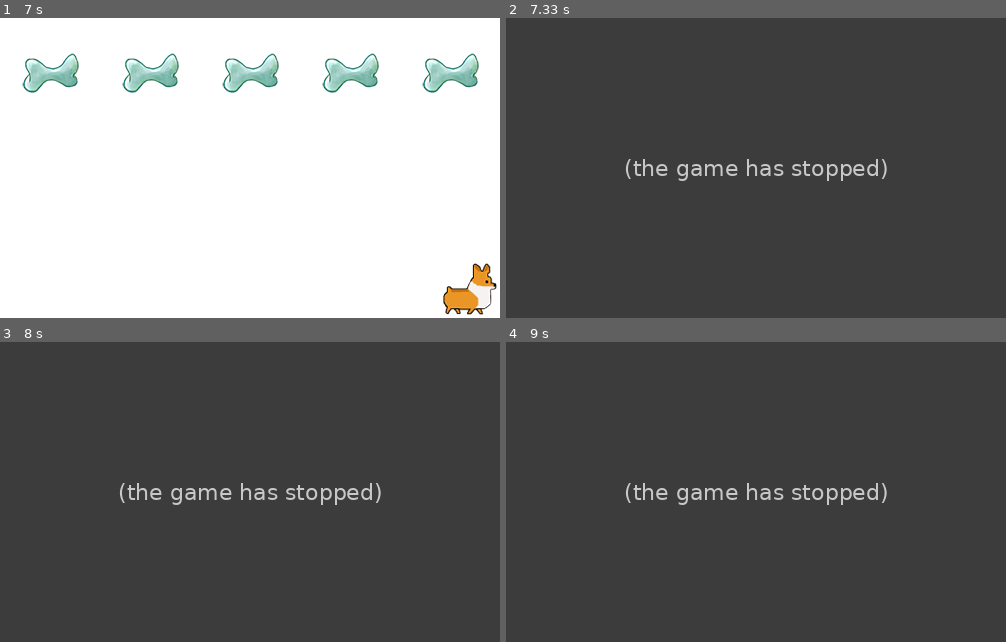
Above: before the commit, frames 1-4 (two rows, left to right).
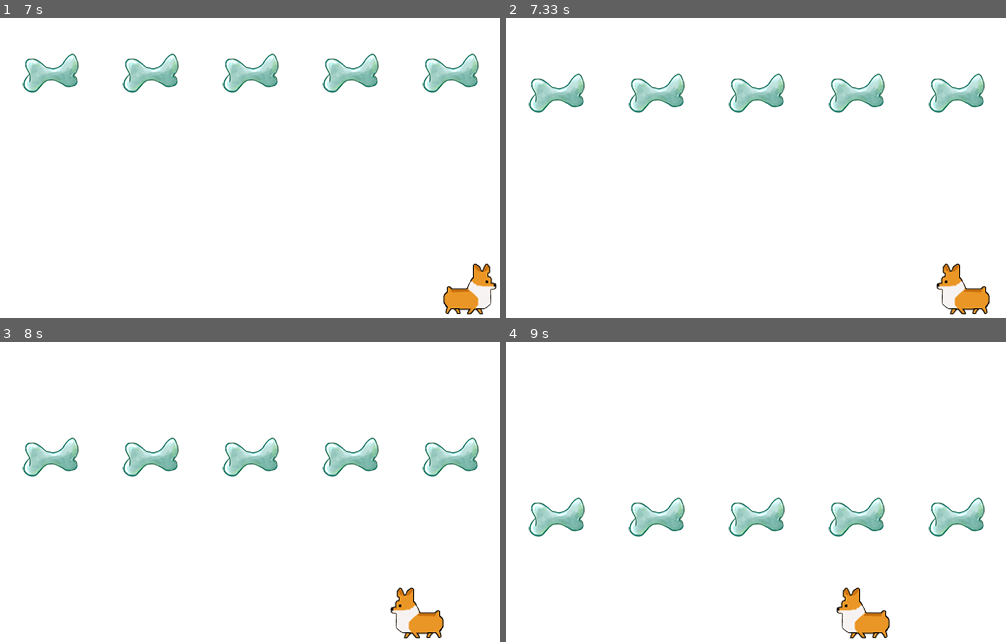
Above: after the commit, the same moments.

Repository: JinLZhu/PyGame_Book
Game: pygame game, started from PyGame/Aircraft/pythonProject/Demo/Demo_Pygame.sprite.py
The game is run twice, just before and just after one commit, with the same random seed, the same clock (stepped at 60 frames per second) and the same inputs.
Inputs:
- Up to frame 1 (7 s): no input
- Up to frame 2 (7.33 s): no input
- Up to frame 3 (8 s): no input
- Up to frame 4 (9 s): no input

Frame 1 is identical in both runs. In frame 2, 100% of the frame differs, in the area x 0-100%, y 0-100%; in frame 3, 100%; in frame 4, 100%.
Error before the commit: AttributeError: 'Dog' object has no attribute 'images' (Demo_Pygame.sprite.py line 27); the game stopped at 7.03 s (later frames are placeholders)

Commit message:
Continue...

Diff:
--- a/PyGame/Aircraft/pythonProject/Demo/Demo_Pygame.sprite.py
+++ b/PyGame/Aircraft/pythonProject/Demo/Demo_Pygame.sprite.py
@@ -8,7 +8,7 @@
         image0 = pygame.image.load("dog.png").convert_alpha()
         image1 = pygame.transform.flip(image0, 1, 0)
 
-        self.image = [image0, image1]
+        self.images = [image0, image1]
         self.image_idx = 1
         self.image = image1
 
